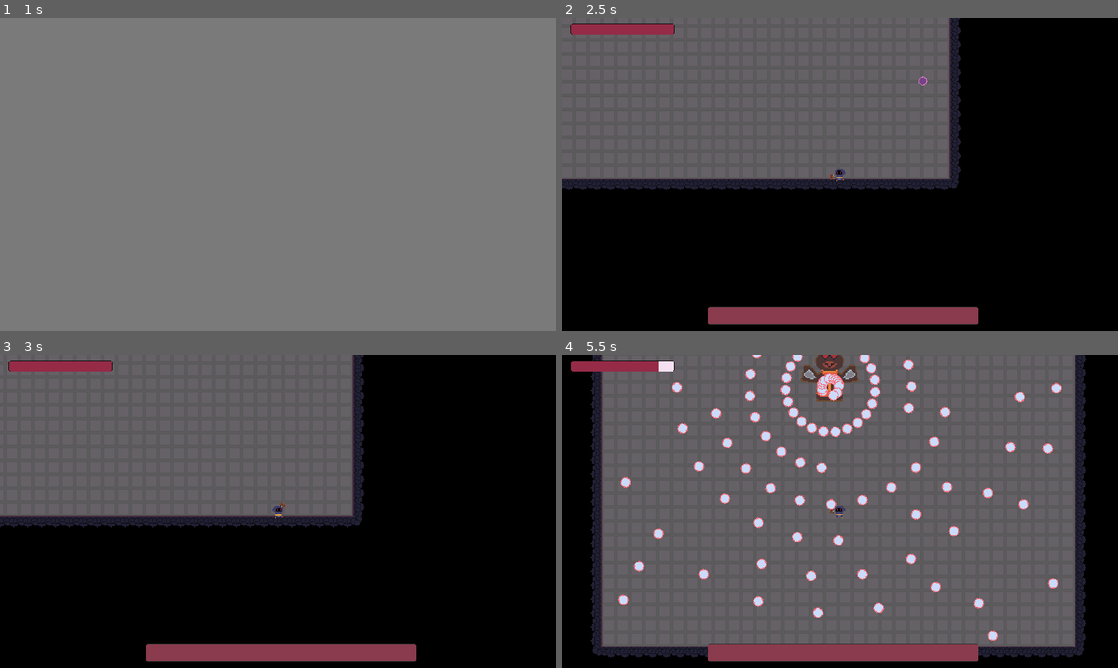
Above: before the commit, frames 1-4 (two rows, left to right).
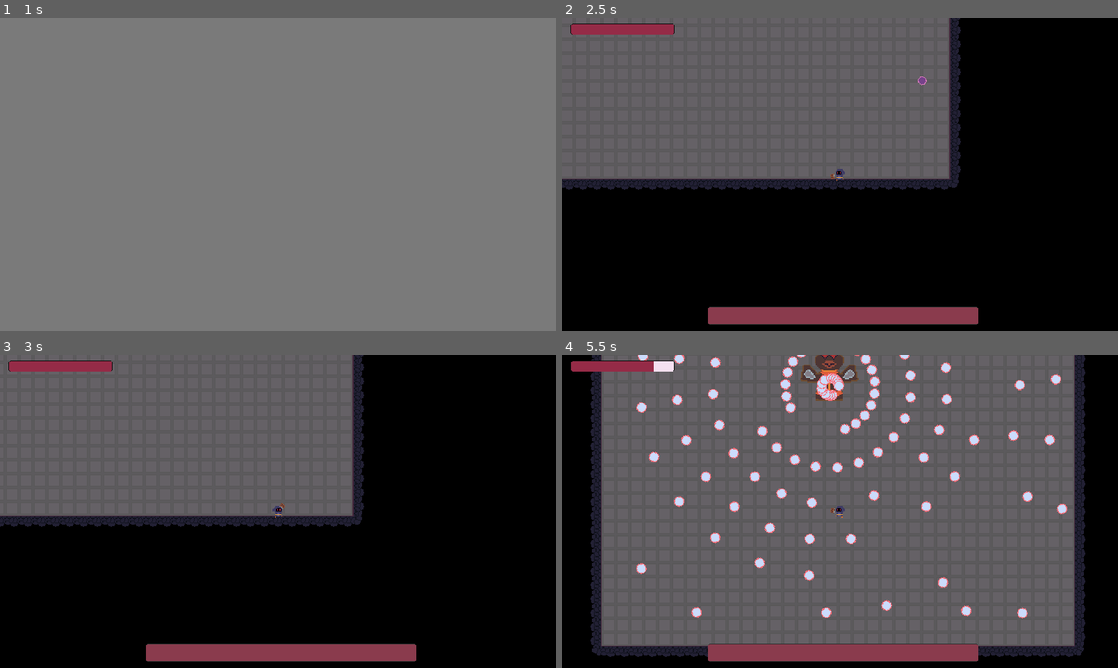
Above: after the commit, the same moments.

Repository: Arssin/Bullet_Hell_Jam
Game: Godot game, scene res://scenes/main_scene.tscn
The game is run twice, just before and just after one commit, with the same random seed, the same clock (stepped at 60 frames per second) and the same inputs.
Inputs (mouse positions are in pixels of both pictures, inside the frame that each line leads up to):
- Up to frame 1 (1 s): click "Start" at 0.5 s
- Up to frame 2 (2.5 s): move the mouse to (962, 158) at 1.27 s; hold D (move_right) 1.28-2.03 s; click (962, 158) at 1.35 s; move the mouse to (728, 190) at 2.02 s; hold S (move_down) from 2.03 s (still down); tap Space (dash) at 2.1 s
- Up to frame 3 (3 s): move the mouse to (333, 442) at 2.77 s; release S (move_down) at 2.78 s; hold D (move_right) from 2.78 s (still down); tap E (player_action) at 2.85 s
- Up to frame 4 (5.5 s): move the mouse to (812, 574) at 3.52 s; release D (move_right) at 3.53 s; hold W (move_up) 3.53-4.28 s; click (812, 574) at 3.6 s; move the mouse to (1006, 558) at 4.27 s; hold Left (move_left) from 4.28 s (still down); tap Space (dash) at 4.35 s; move the mouse to (673, 464) at 5.02 s; tap E (player_action) at 5.1 s

Frame 1 is identical in both runs. In frame 2, 0.1% of the frame differs, in the area x 0-72%, y 0-55%; in frame 3, 0.3%; in frame 4, 6.8%, in the area x 5-95%, y 0-97%.

Commit message:
lvl 1 done

Diff:
--- a/scenes/Level1.tscn
+++ b/scenes/Level1.tscn
@@ -11,6 +11,7 @@
 [ext_resource type="Script" path="res://addons/BulletUpHell/SpawnPatterns/PatternCircle.gd" id="6_prigi"]
 [ext_resource type="Script" path="res://addons/BulletUpHell/Bullet/BulletProps.gd" id="7_t82y8"]
 [ext_resource type="Script" path="res://addons/BulletUpHell/Bullet/animStates.gd" id="8_4sres"]
+[ext_resource type="Script" path="res://addons/BulletUpHell/SpawnPatterns/PatternOne.gd" id="12_uvqld"]
 
 [sub_resource type="Curve2D" id="Curve2D_43yod"]
 
@@ -92,7 +93,7 @@
 scale_multi_iterations = 0
 scale_multiplier = SubResource("Curve_hdl4q")
 scale_multi_scale = 1.0
-r_randomisation_chances = 1.0
+r_randomisation_chances = 0.0
 r_speed_choice = PackedFloat32Array()
 r_speed_variation = Vector3(0, 0, 0)
 r_scale_choice = PackedFloat32Array()
@@ -133,6 +134,29 @@
 
 [sub_resource type="Curve2D" id="Curve2D_dxx0x"]
 
+[sub_resource type="NavigationPolygon" id="NavigationPolygon_a3wty"]
+resource_name = "PatternOne"
+source_geometry_group_name = &"navigation_polygon_source_group"
+script = ExtResource("12_uvqld")
+bullet = "1"
+nbr = 1
+iterations = -1
+pattern_angle = 0.0
+pattern_angle_target = NodePath("")
+pattern_angle_mouse = false
+forced_angle = 0.0
+forced_target = NodePath("")
+forced_lookat_mouse = false
+forced_pattern_lookat = true
+cooldown_stasis = false
+cooldown_spawn = 0.1
+cooldown_shoot = 0.0
+cooldown_next_spawn = 0.0
+cooldown_next_shoot = 0.0
+wait_tween_momentum = 0
+wait_tween_length = 0.0
+wait_tween_time = 0.0
+
 [node name="Level1" type="Node2D"]
 position = Vector2(21, 87)
 script = ExtResource("1_v0v1c")
@@ -173,7 +197,7 @@
 active = true
 auto_pattern_id = "circle"
 shared_area_name = "two"
-rotating_speed = 20.0
+rotating_speed = 10.0
 pool_amount = 50
 auto_start_on_cam = true
 auto_start_after_time = 1.0
@@ -182,21 +206,36 @@
 trigger_container = NodePath("")
 
 [node name="SpawnPattern" type="Path2D" parent="Node"]
-position = Vector2(-47, 174)
+position = Vector2(-3, 9)
 curve = SubResource("Curve2D_43yod")
 script = ExtResource("5_ju8rn")
 id = "circle"
 pattern = SubResource("NavigationPolygon_1vdv1")
 
 [node name="BulletPattern" type="Path2D" parent="Node"]
-position = Vector2(-40, 140)
+position = Vector2(4, -25)
 curve = SubResource("Curve2D_cgq40")
 script = ExtResource("6_26i1f")
 id = "1"
 props = SubResource("PackedDataContainer_kbvv8")
 
+[node name="SpawnPoint2" type="Node2D" parent="Node"]
+script = ExtResource("4_7c4ei")
+active = true
+auto_pattern_id = "linepat"
+shared_area_name = "two"
+rotating_speed = 0.015
+pool_amount = 50
+auto_start_on_cam = true
+auto_start_after_time = 10.0
+auto_start_at_distance = 5.0
+auto_distance_from = NodePath("")
+trigger_container = NodePath("")
+
 [node name="SpawnPattern2" type="Path2D" parent="Node"]
 curve = SubResource("Curve2D_dxx0x")
 script = ExtResource("5_ju8rn")
+id = "linepat"
+pattern = SubResource("NavigationPolygon_a3wty")
 
 [connection signal="boss_died" from="Totem" to="." method="_on_totem_boss_died"]
--- a/scenes/player.tscn
+++ b/scenes/player.tscn
@@ -159,7 +159,6 @@
 
 [node name="Player" type="CharacterBody2D"]
 z_index = 1
-scale = Vector2(1.1, 1.1)
 collision_layer = 4
 collision_mask = 43
 script = ExtResource("1_vtlnh")
--- a/scripts/Level1.gd
+++ b/scripts/Level1.gd
@@ -6,7 +6,7 @@
 
 
 func _on_totem_boss_died() -> void:
-	$SpawnPoint.queue_free()
+	$Node.queue_free()
 	#Spawning.reset()
 	label_test.show()
 	show_doors()
Not shown: 1 places in scenes/Level1.tscn that only renumber resources
